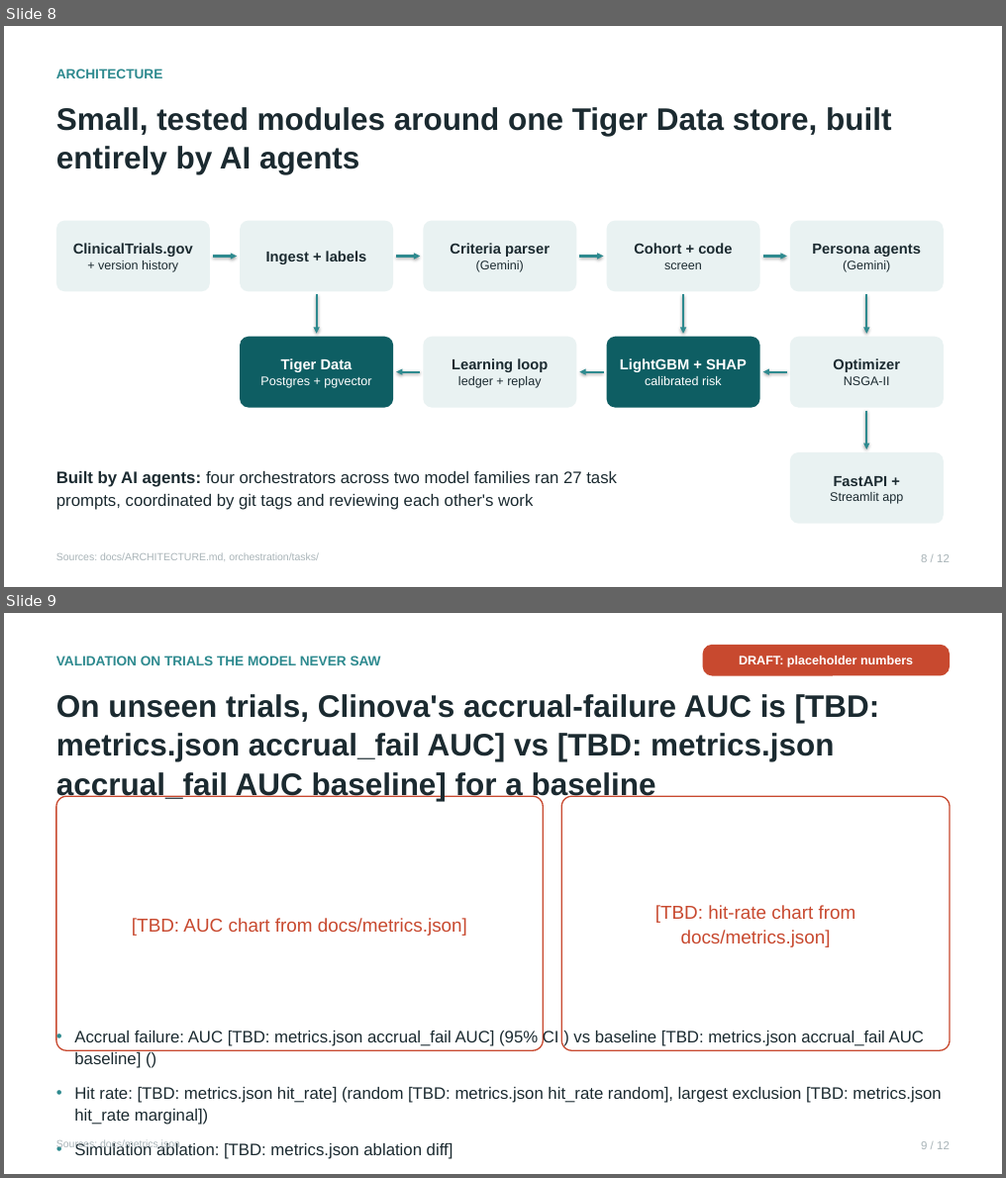
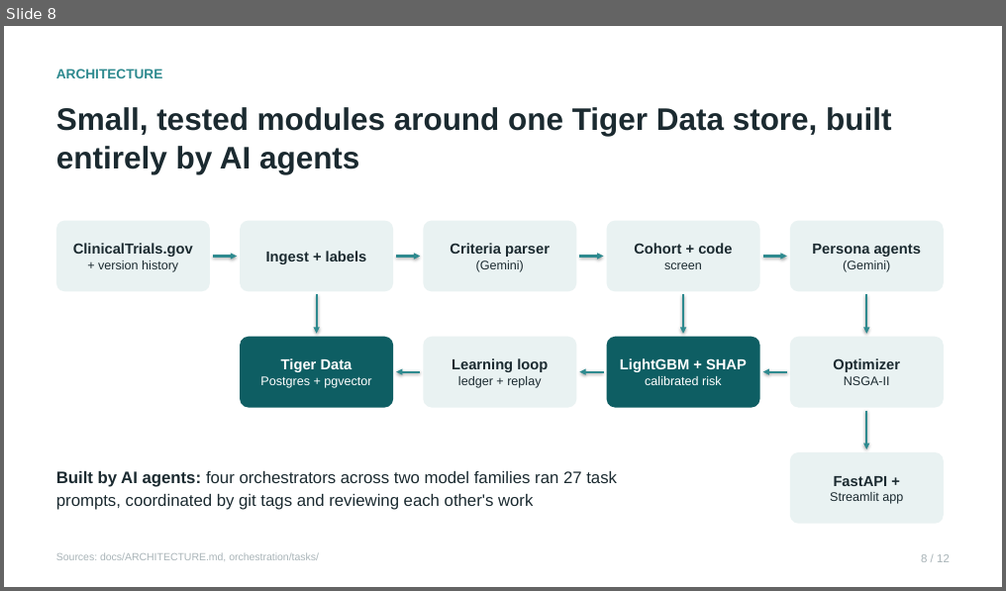
Before and after one commit to RaghulKS/Clinova, a slide deck: docs/deck/clinova.pptx. Shown one above the other, each under a label of ours: slides 8 and 9 before the commit, slide 8 after it. The pictures are 1006x1178 and 1006x591 pixels, drawn with LibreOffice and Linux fonts; fonts in the diff are those of the drawing. Boxes give left, top, right and bottom in pixels: in the first picture for what was removed or moved away, otherwise in the second. Text is boxed around its words. In the diff, an @@ line names an element or a change of style, - is before the commit and + after.

Commit message:
T42: fill gate 2 numbers (validation, replay, demo flags and fixes)

```diff
--- a/docs/deck/clinova.pptx
+++ b/docs/deck/clinova.pptx
@@ slide 9 removed at box(4, 613, 1002, 1174), background #FFFFFF @@
@@ text removed at box(56, 656, 381, 665) @@
-VALIDATION ON TRIALS THE MODEL NEVER SAW
@@ rounded rectangle removed at box(703, 645, 949, 676) @@
-DRAFT: placeholder numbers
@@ text removed at box(56, 694, 880, 801) @@
-On unseen trials, Clinova's accrual-failure AUC is [TBD: metrics.json accrual_fail AUC] vs [TBD: metrics.json accrual_fail AUC baseline] for a baseline
@@ rounded rectangle removed at box(56, 796, 543, 1051) @@
@@ rounded rectangle removed at box(561, 796, 949, 1051) @@
@@ text removed at box(655, 905, 856, 948) @@
-[TBD: hit-rate chart from docs/metrics.json]
@@ text removed at box(132, 918, 467, 936) @@
-[TBD: AUC chart from docs/metrics.json]
@@ text removed at box(74, 1029, 941, 1159) @@
-• Accrual failure: AUC [TBD: metrics.json accrual_fail AUC] (95% CI ) vs baseline [TBD: metrics.json accrual_fail AUC baseline] ()
-• Hit rate: [TBD: metrics.json hit_rate] (random [TBD: metrics.json hit_rate random], largest exclusion [TBD: metrics.json hit_rate marginal])
-• Simulation ablation: [TBD: metrics.json ablation diff]
@@ text removed at box(56, 1141, 180, 1151) @@
-Sources: docs/metrics.json
@@ text removed at box(921, 1142, 949, 1150) @@
-9 / 12
```
Also in this commit, not shown: 4 slides changed, 2 slides added, 1 other slide removed, 20 other files.
